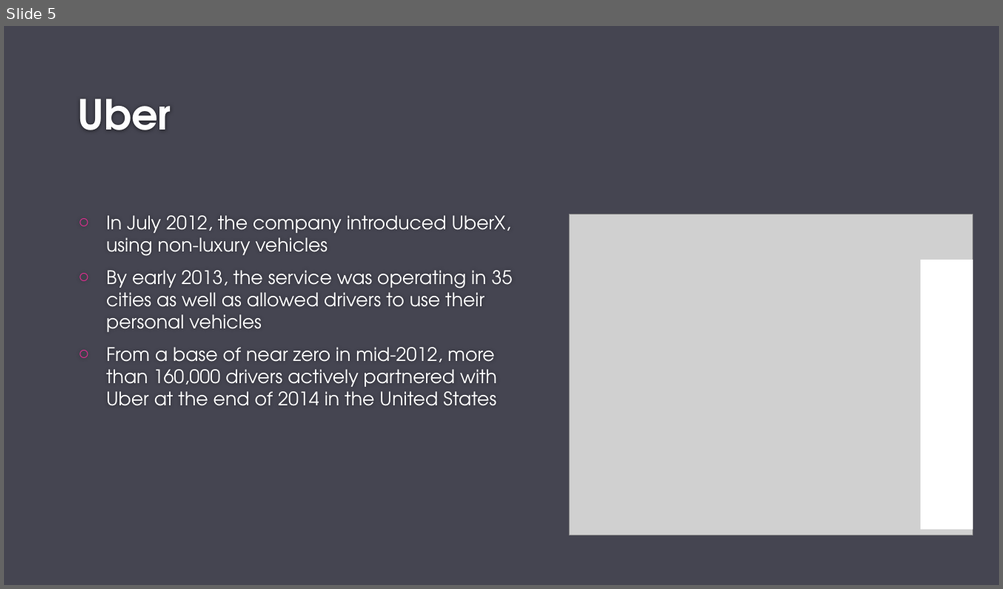
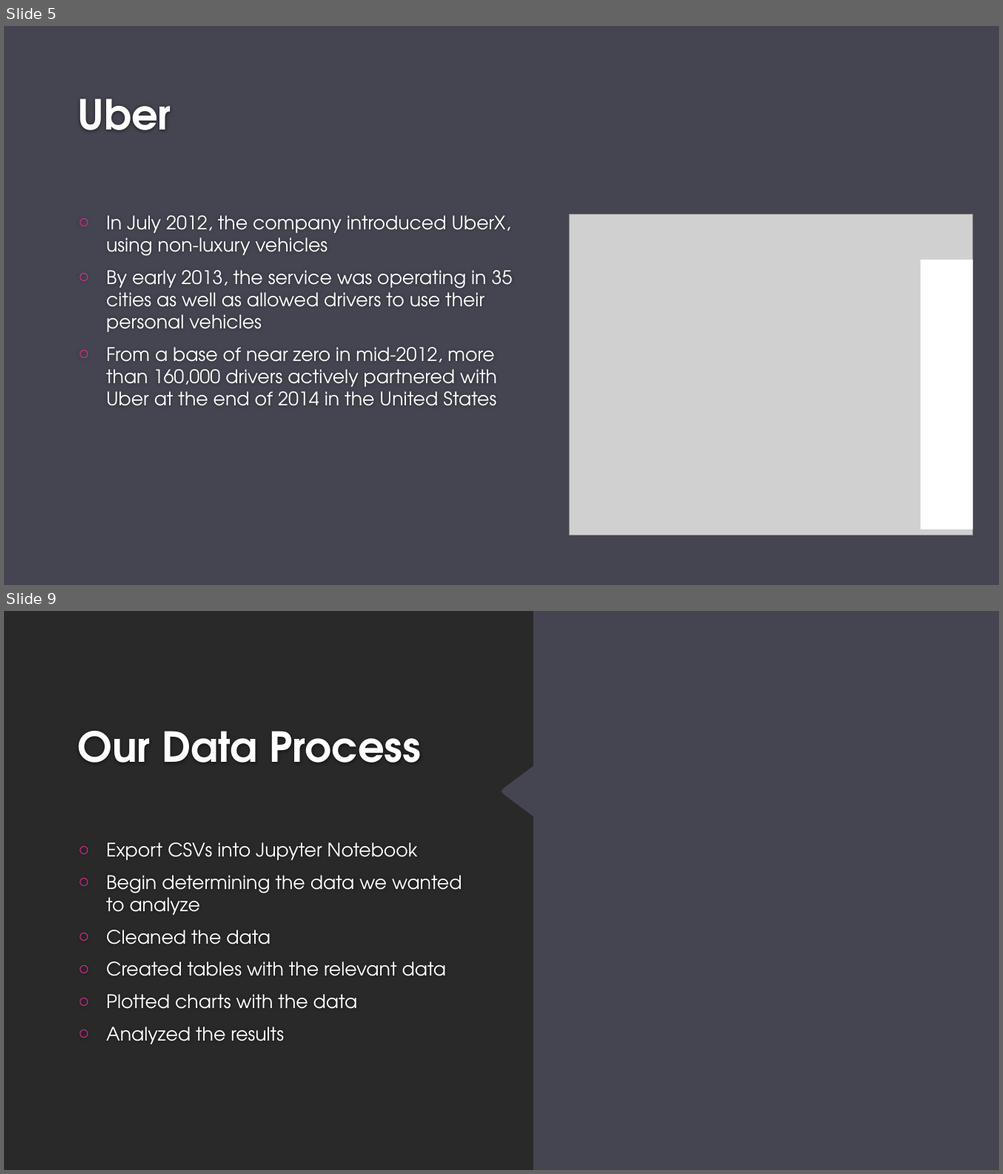
Before and after one commit to ajkim19/TNCs_and_DUI_Deaths, a slide deck: Project 1/Project-1.pptx. Shown one above the other, each under a label of ours: slide 5 before the commit, slides 5 and 9 after it; the slides between them are not shown. The pictures are 1003x589 and 1003x1174 pixels, drawn with LibreOffice and Linux fonts; fonts in the diff are those of the drawing; grey boxes stand for pictures; background and template pictures are left out. Boxes give left, top, right and bottom in pixels: in the first picture for what was removed or moved away, otherwise in the second. Text is boxed around its words. In the diff, an @@ line names an element or a change of style, - is before the commit and + after.

```diff
--- a/Project 1/Project-1.pptx
+++ b/Project 1/Project-1.pptx
@@ slide 9 added at [4, 611, 999, 1170], background picture (left out) @@
@@ freeform shape added at [4, 611, 533, 1170], fill #262626 at 90% opacity @@
@@ title added at [77, 731, 421, 763], 40 pt, text #FEFEFE, bold @@
+Our Data Process
@@ text added at [106, 843, 462, 1045], 18 pt, text #FFFFFF @@
+○ Export CSVs into Jupyter Notebook
+○ Begin determining the data we wanted to analyze
+○ Cleaned the data
+○ Created tables with the relevant data
+○ Plotted charts with the data
+○ Analyzed the results
```
Also in this commit, not shown: 2 slides changed, 10 other slides added, 10 slides removed.
